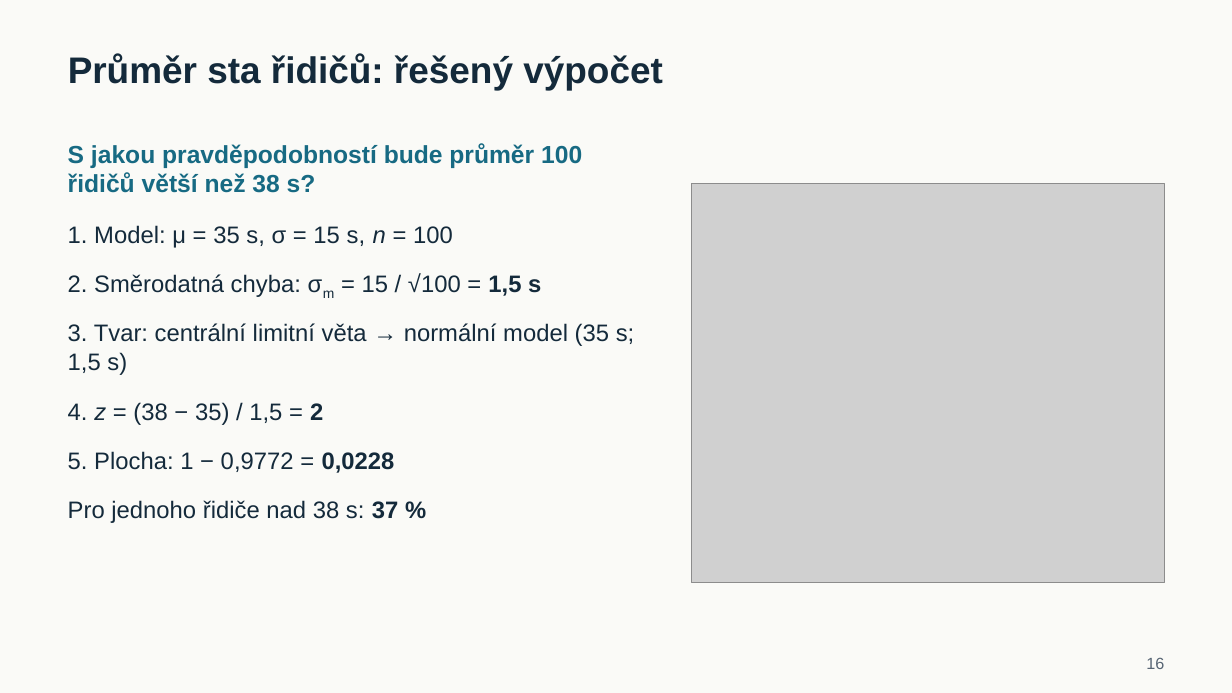
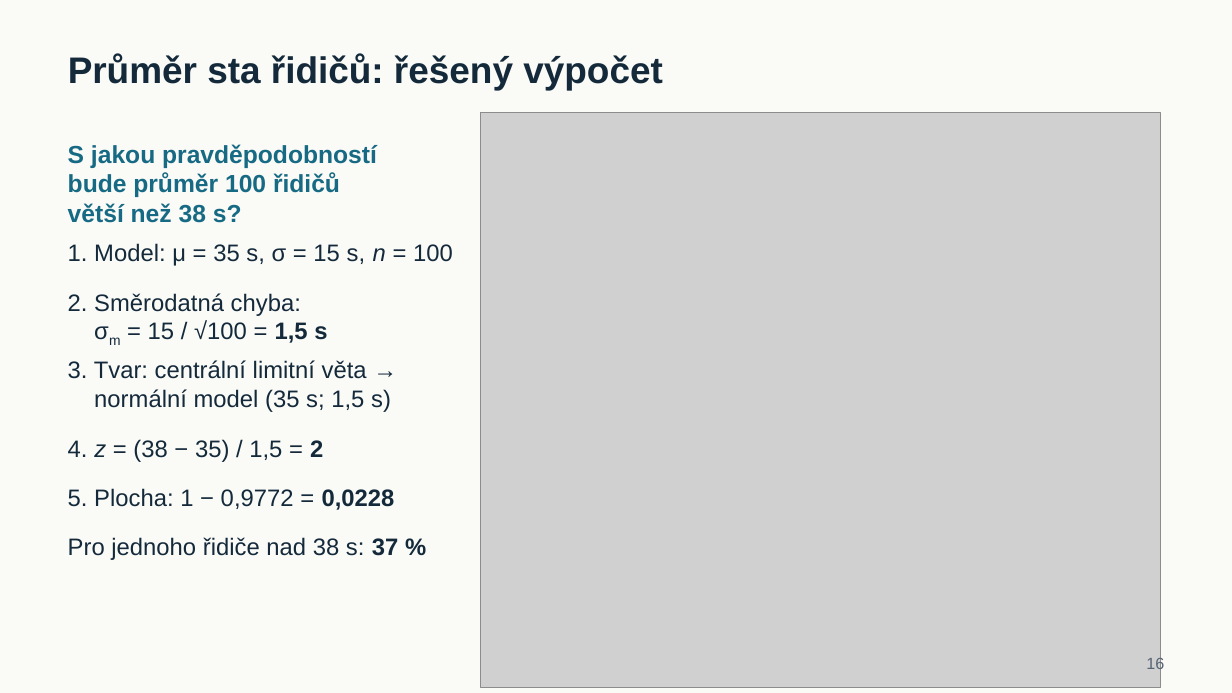
Before and after one commit to reckak/statistics-for-psychology, a slide deck: slide 16 of presentations/kapitola_06_vyberove_rozdeleni_a_testovani.pptx. Drawn at 1232x693 pixels with LibreOffice and Linux fonts; fonts in the diff are those of the drawing; grey boxes stand for pictures. Boxes give left, top, right and bottom in pixels: in the first picture for what was removed or moved away, otherwise in the second. Text is boxed around its words. In the diff, an @@ line names an element or a change of style, - is before the commit and + after.

```diff
--- a/presentations/kapitola_06_vyberove_rozdeleni_a_testovani.pptx
+++ b/presentations/kapitola_06_vyberove_rozdeleni_a_testovani.pptx
@@ picture: place and size @@
-picture at (691,183,1164,583)
+picture at (480,113,1160,688)
@@ text "S jakou pravděpodobností bude průměr ..." rewrapped from (68,143,582,193) to (68,144,377,223) @@
@@ text "1. Model: μ = 35 ...": place and size @@
-text "1. Model: μ = 35 ..." at (68,225,453,248)
+text "1. Model: μ = 35 ..." at (68,243,453,266)
@@ text "2. Směrodatná chyba: σm = ..." rewrapped from (68,273,541,297) to (68,293,327,343) @@
@@ 4 texts: place and size @@
-4 texts at (68,323,635,523)
+4 texts at (68,360,398,560)
```
Also in this commit, not shown: 12 other slides changed, 5 other files.
